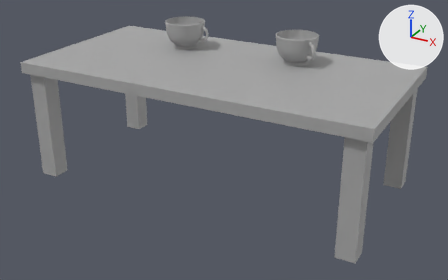
Renders of the FBX model Assets/Art/Models/tea table.fbx from each side of a commit.
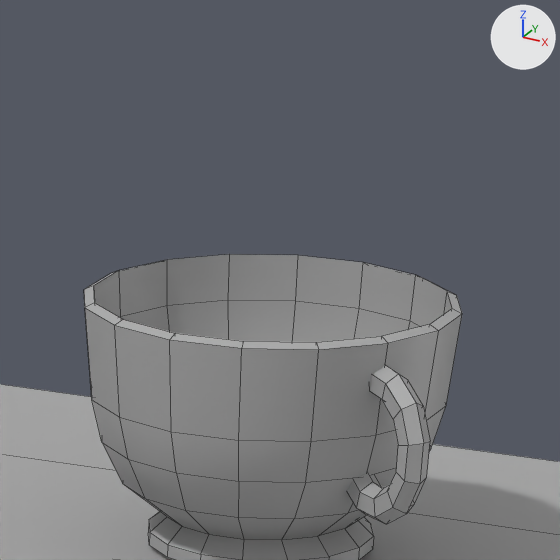
There are two pictures of each version: one whole from a camera (50 mm lens) standing at (2.971, -2.697, 1.06) and looking at (2.042, -1.009, 0.216), one close up on the part from 59% to 74% of the width and 0% to 23% of the height. Arrows for +X, +Y and +Z are at upper right; the lights stay in place. The close-ups show mesh edges as thin lines. Where no turn or scale is listed for an object, it has been applied to the vertices.

Script lines for the objects in view, before the commit:
```python
me_mesh = bpy.data.meshes.new('Mesh')
me_mesh.from_pydata(...)  # 262 vertices, 242 faces; spans x -0.081..0.072, y -0.064..0.077, z -0.047..0.047
me_mesh.materials.append(mat_standardsurface1)  # grey #aaaaaa
me_mesh_002 = bpy.data.meshes.new('Mesh.002')
me_mesh_002.from_pydata(...)  # 64 vertices, 62 faces; spans x -0.598..0.598, y -0.298..0.298, z -0.396..0.018
me_mesh_002.materials.append(mat_standardsurface1)  # grey #aaaaaa
ob_cup1 = bpy.data.objects.new('cup1', me_mesh)
ob_cup1.location = (2.233, -0.8508, 0.517)
ob_teatable = bpy.data.objects.new('teatable', me_mesh_002)
ob_teatable.location = (2.0159, -0.9773, 0.4498)
```
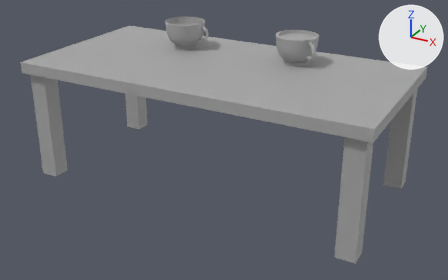
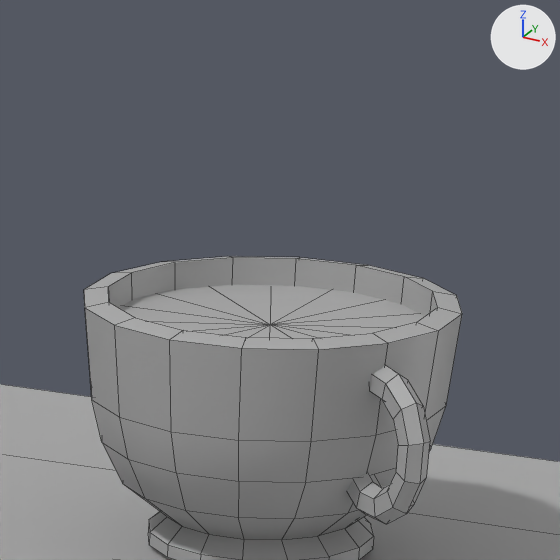
Pixel boxes [x1, y1, x2, y2] of what changed, in the close-ups (560 x 560 px; the box of a moved part takes in the faces that stretch with it):
'cup1', reshaped
    before: [84, 254, 462, 560]
    after: [84, 256, 462, 560]
'tea', added
    after: [119, 285, 425, 338]
part 1 of me_mesh, moved or reshaped
    before: [84, 254, 462, 350]
    after: [84, 256, 462, 350]

The change, as a list of edits to the scene's bpy script:
```text
Change me_mesh:
    where me_mesh.from_pydata(...)  # 262 vertices, 242 faces; spans x -0.081..0.072, y -0.064..0.077, z -0.047..0.047
    used by ob_cup1; location = (2.233, -0.8508, 0.517)
    me_mesh part 1: 80 of the vertices in x -0.077..0.056, y -0.061..0.073, z -0.02..0.047 are scaled about their middle by (0.919, 0.919, 1)
Add me_mesh_001_1:
    me_mesh_001_1.from_pydata([(0.06, 0.0248, 0.0), (0.0459, 0.0459, 0.0), (0.0248, 0.06, 0.0), (0.0, 0.0649, 0.0), (-0.0248, 0.06, 0.0), (-0.0459, 0.0459, 0.0), (-0.06, 0.0248, 0.0), (-0.0649, 0.0, 0.0), (-0.06, -0.0248, 0.0), (-0.0459, -0.0459, 0.0), (-0.0248, -0.06, 0.0), (0.0, -0.0649, 0.0), (0.0248, -0.06, 0.0), (0.0459, -0.0459, 0.0), (0.06, -0.0248, 0.0), (0.0649, 0.0, 0.0), (0.0, 0.0, 0.0)], [], [(0, 1, 16), (1, 2, 16), (2, 3, 16), (3, 4, 16), (4, 5, 16), (5, 6, 16), (6, 7, 16), (7, 8, 16), (8, 9, 16), (9, 10, 16), (10, 11, 16), (11, 12, 16), (12, 13, 16), (13, 14, 16), (14, 15, 16), (15, 0, 16)])
    me_mesh_001_1.materials.append(mat_standardsurface1)  # grey #aaaaaa
Add ob_tea:
    ob_tea = bpy.data.objects.new('tea', me_mesh_001_1)
    ob_tea.location = (2.2231, -0.8455, 0.5539)
```
